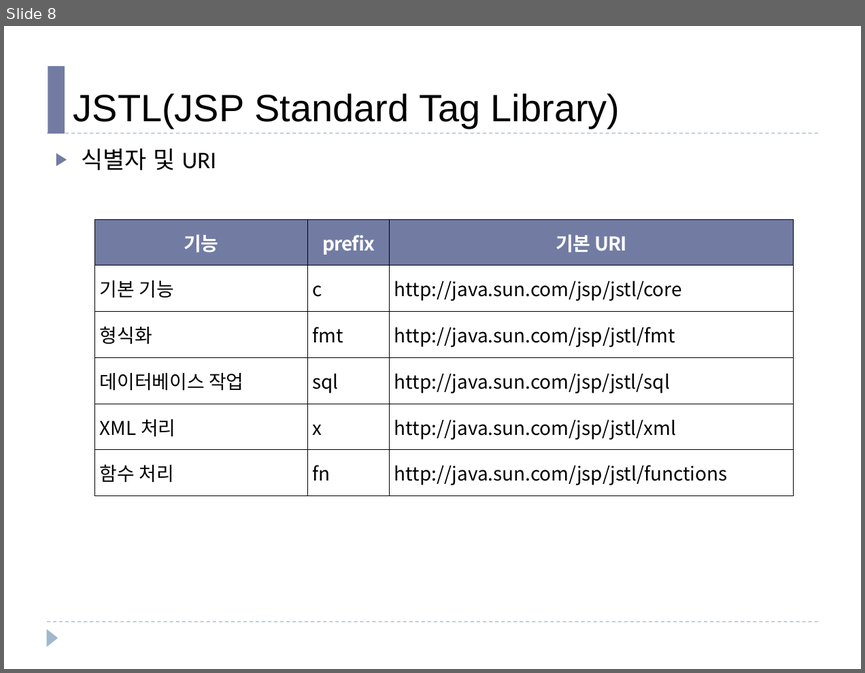
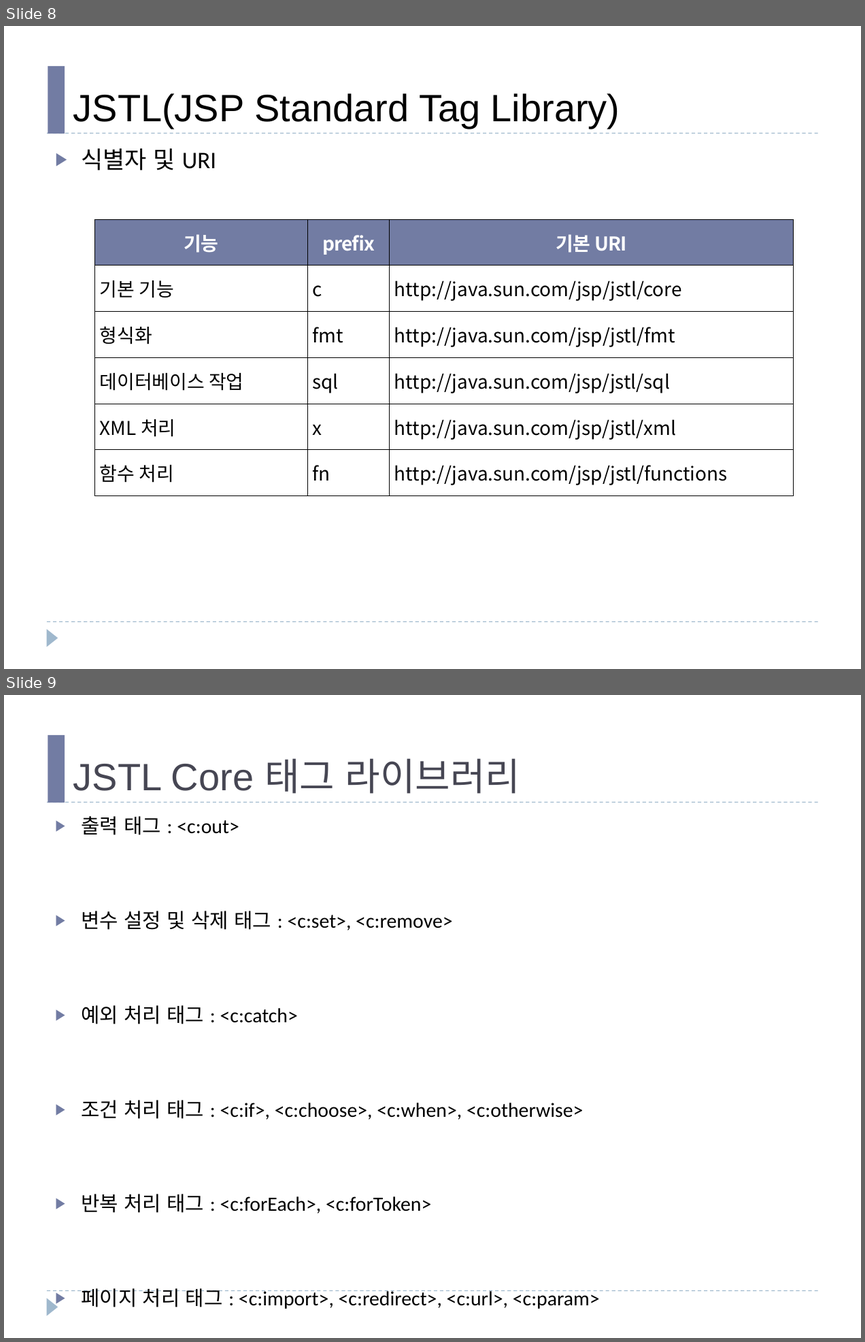
Before and after one commit to mail2HChoi/PatternSW, a slide deck: 강의교재/패턴기반SW개발_Ch13_JSTL.pptx. Shown one above the other, each under a label of ours: slide 8 before the commit, slides 8 and 9 after it. The pictures are 865x673 and 865x1342 pixels, drawn with LibreOffice and Linux fonts; fonts in the diff are those of the drawing. Boxes give left, top, right and bottom in pixels: in the first picture for what was removed or moved away, otherwise in the second. Text is boxed around its words. In the diff, an @@ line names an element or a change of style, - is before the commit and + after.

```diff
--- a/강의교재/패턴기반SW개발_Ch13_JSTL.pptx
+++ b/강의교재/패턴기반SW개발_Ch13_JSTL.pptx
@@ slide 9 added at (x1=4, y1=695, x2=861, y2=1338), background #FFFFFF; not listed: 4 template elements that a slide beside it also shows @@
@@ title added at (x1=73, y1=758, x2=521, y2=794), 32 pt, text #464653 @@
+JSTL Core 태그 라이브러리
@@ text added at (x1=81, y1=816, x2=600, y2=1308), 17 pt, text #000000 @@
+▶ 출력 태그 : <c:out>
+▶ 변수 설정 및 삭제 태그 : <c:set>, <c:remove>
+▶ 예외 처리 태그 : <c:catch>
+▶ 조건 처리 태그 : <c:if>, <c:choose>, <c:when>, <c:otherwise>
+▶ 반복 처리 태그 : <c:forEach>, <c:forToken>
+▶ 페이지 처리 태그 : <c:import>, <c:redirect>, <c:url>, <c:param>
```
Also in this commit, not shown: 5 slides changed.
